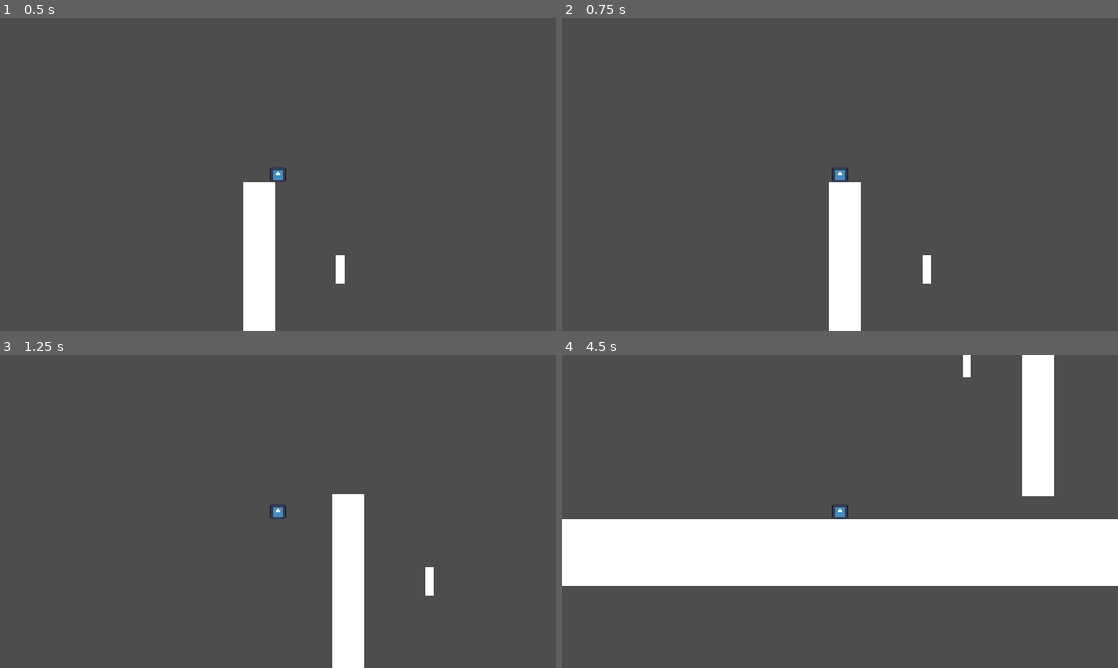
Above: before the commit, frames 1-4 (two rows, left to right).
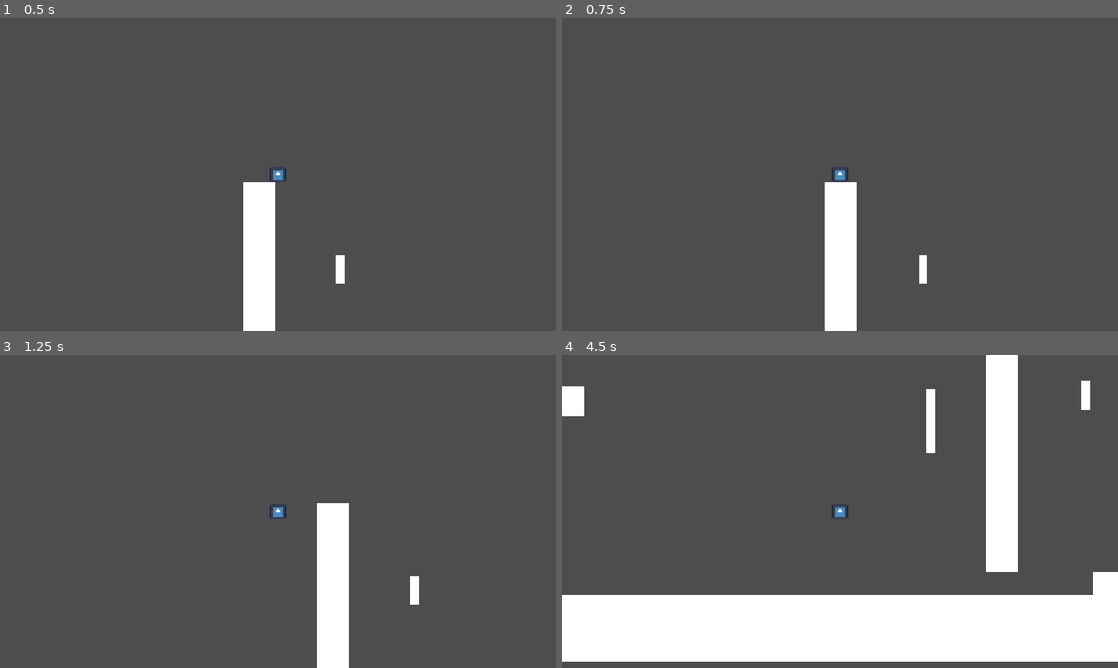
Above: after the commit, the same moments.

Repository: idi0cy/some-platformer
Game: Godot game, scene res://scenes/random_testing.tscn
The game is run twice, just before and just after one commit, with the same random seed, the same clock (stepped at 60 frames per second) and the same inputs. The engine's default icon, where the game draws it, is replaced by a stand-in: a white triangle on a blue panel in a dark square.
Inputs (mouse positions are in pixels of both pictures, inside the frame that each line leads up to):
- Up to frame 1 (0.5 s): no input
- Up to frame 2 (0.75 s): tap Enter at 0.5 s; move the mouse to (962, 158) at 0.52 s; hold Right from 0.53 s (still down); hold A (a) from 0.53 s (still down); click (962, 158) at 0.67 s
- Up to frame 3 (1.25 s): keep holding Right; keep holding A (a); tap Up at 0.77 s; tap D (d) at 0.8 s
- Up to frame 4 (4.5 s): move the mouse to (728, 527) at 1.27 s; release A (a) at 1.28 s; tap D (d) at 1.35 s; tap Up at 1.52, 3.02, 3.77 s; tap Shift (dash) at 1.55, 2.1 s; move the mouse to (895, 442) at 2.02 s; release Right at 2.03 s; hold Left 2.03-2.78 s; hold S (s) 2.03-2.78 s; tap Space (space) at 2.75 s; move the mouse to (812, 574) at 2.77 s; hold Right 2.78-4.28 s; tap S (s) at 2.85 s; click (812, 574) at 2.92 s; tap W (w) at 3.05, 3.6 s; move the mouse to (1006, 558) at 3.52 s; hold A (a) 3.53-4.28 s; move the mouse to (673, 464) at 4.27 s; hold Left from 4.28 s (still down); tap A (a) at 4.35 s

Frame 1 is identical in both runs. In frame 2, 0.8% of the frame differs, in the area x 47-67%, y 52-100%; in frame 3, 3.3%; in frame 4, 48%, in the area x 0-100%, y 0-98%.

Commit message:
the slide stop hop is back

Diff:
--- a/crucible-of-achlyss/scripts/entities/player.gd
+++ b/crucible-of-achlyss/scripts/entities/player.gd
@@ -14,9 +14,14 @@
 @onready var slideParticles = get_node('slideParticles')
 @onready var clingingParticles = get_node('clingingParticles')
 
-const accel = 60
-const speed = 300
-const jumpPower = 750
+const jumpPower_default = 750
+const accel_default = 50
+const speed_default = 250
+
+const accel = 50
+const speed = 250
+var jumpPower = 750
+const slideStopHopPower = 500
 const dashSpeed = 1250 + speed
 
 var momentum = Vector2(0,0)
@@ -30,6 +35,9 @@
 var deaccelJumping = false
 var jumpMomentum = 0
 
+var slideStopHopMomentum = 0
+var slideStopHopping = false
+
 var playerGravity = Vector2(0,0)
 
 const slideThresh = 500
@@ -63,12 +71,13 @@
 	A = A + (B - A) * 0.2
 
 	if !(is_on_floor()):
-		if !dashing && !clinging && !jumping:
+		if !dashing && !clinging && !jumping && !slideStopHopping:
 			playerGravity += get_gravity() * delta
 	else:
 		if !dashing:
 			availableDashes = 1
 			jumpMomentum = 0
+			slideStopHopMomentum = 0
 
 	if is_on_floor():
 		playerGravity = Vector2(0,0)
@@ -77,6 +86,11 @@
 		jumping = true
 	else:
 		jumping = false
+
+	if slideStopHopMomentum != 0:
+		slideStopHopping = true
+	else:
+		slideStopHopping = false
 
 	handleSlides()
 	handleJumps()
@@ -110,7 +124,7 @@
 				leftRightPlayer += accel
 
 		velocity.x = leftRightPlayer + dashMomentum[0]
-		velocity.y = dashMomentum[1] - jumpMomentum
+		velocity.y = dashMomentum[1] - jumpMomentum - slideStopHopMomentum
 		velocity += playerGravity
 	elif sliding && !dashing:
 		velocity.x = slideSpeed
@@ -124,6 +138,7 @@
 		inputBuffer.start()
 
 	if !coyoteTimer.is_stopped() && !inputBuffer.is_stopped() && !dashing:
+		playerGravity = Vector2(0,0)
 		jump()
 		coyoteTimer.stop()
 		inputBuffer.stop()
@@ -145,13 +160,22 @@
 			jumpMomentum = 0
 		if is_on_ceiling():
 			jumpMomentum = 0
+	if slideStopHopping:
+		if slideStopHopMomentum > 75:
+			slideStopHopMomentum = slideStopHopMomentum + (75 - slideStopHopMomentum) * 0.2
+
+		if floor(slideStopHopMomentum) - 2 < 75:
+			slideStopHopMomentum = 0
+		if is_on_ceiling():
+			slideStopHopMomentum = 0
 func jump():
 	accelJumping = true
 	jumpMomentum += jumpPower
 	sliding = false
 	slideParticles.emitting = false
 func shortJump():
-	jumpMomentum -= (jumpPower - 150)
+	slideStopHopMomentum += slideStopHopPower
+	#jumpMomentum -= (jumpPower - 150)
 	sliding = false
 	slideParticles.emitting = false
 
@@ -184,7 +208,8 @@
 	var directionX = Input.get_axis('a', 'd')
 
 	if (Input.is_action_pressed('a') || Input.is_action_pressed('d')) && directionX == 0 && sliding:
-		shortJump()
+		if is_on_floor():
+			shortJump()
 
 	if sliding && directionX != 0:
 		if (directionX == -1 && abs(velocity.x) == velocity.x):
